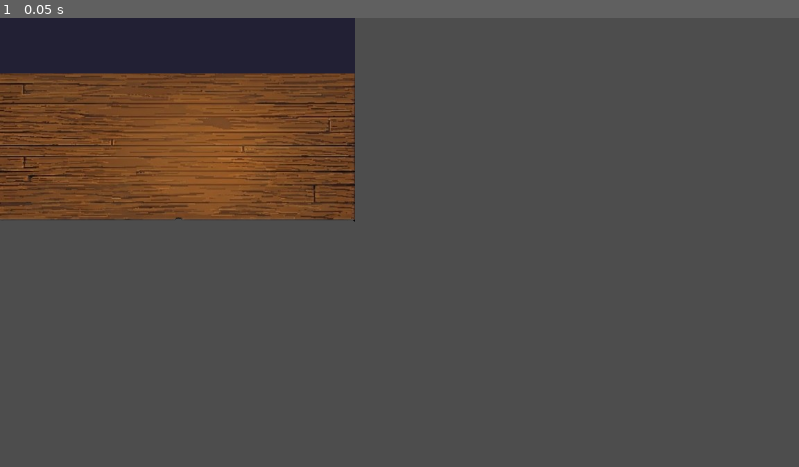
Above: before the commit, frame 1.
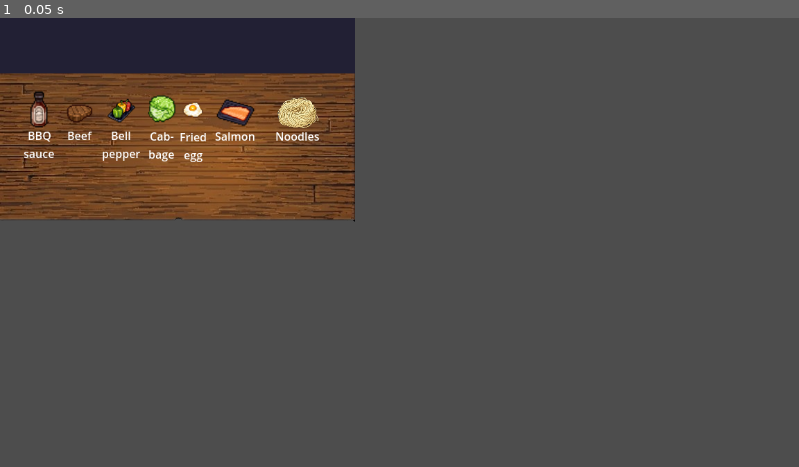
Above: after the commit, the same moment.

Repository: nghho55/parabola_gate
Game: Godot game, scene res://restaurant.tscn
Two runs of this game, one before a commit and one after it. Both use one fixed random seed, a clock stepped at 60 frames per second and the inputs below. This scene is started directly instead of the project's main scene.
Inputs:
- Up to frame 1 (0.05 s): no input

The runs differ from the first frame. In frame 1, 1.5% of the frame differs, in the area x 3-40%, y 16-33%.

Commit message:
day6milestone1

Diff:
--- a/parabola-gate-noodles/positive_character.tscn
+++ b/parabola-gate-noodles/positive_character.tscn
@@ -1,7 +1,18 @@
-[gd_scene format=3 uid="uid://cov5wib3nu7cy"]
+[gd_scene load_steps=3 format=3 uid="uid://cov5wib3nu7cy"]
+
+[ext_resource type="Texture2D" uid="uid://byl55c7c7kktv" path="res://assets/pos_charac.png" id="1_yt5r8"]
+
+[sub_resource type="RectangleShape2D" id="RectangleShape2D_ofin8"]
+size = Vector2(232, 276)
 
 [node name="PositiveCharacter" type="CharacterBody2D"]
 
 [node name="Sprite2D" type="Sprite2D" parent="."]
+position = Vector2(-1, 0)
+texture = ExtResource("1_yt5r8")
+region_enabled = true
+region_rect = Rect2(92.28717, 9.496216, 253.33325, 287.17026)
 
 [node name="CollisionShape2D" type="CollisionShape2D" parent="."]
+position = Vector2(-6, 10)
+shape = SubResource("RectangleShape2D_ofin8")
--- a/parabola-gate-noodles/restaurant.tscn
+++ b/parabola-gate-noodles/restaurant.tscn
@@ -1,7 +1,14 @@
-[gd_scene load_steps=6 format=4 uid="uid://dxk54bls70iba"]
+[gd_scene load_steps=20 format=4 uid="uid://dxk54bls70iba"]
 
 [ext_resource type="Texture2D" uid="uid://cdn8h5qxdpotd" path="res://assets/table.png" id="1_mtvav"]
 [ext_resource type="Texture2D" uid="uid://dyx1irnhp7hu7" path="res://assets/1.png" id="2_1pkq2"]
+[ext_resource type="Texture2D" uid="uid://jeq55ch4de0t" path="res://assets/barbeque_sauce.png" id="3_s0jpr"]
+[ext_resource type="Texture2D" uid="uid://cfiiqomwvrift" path="res://assets/beef.png" id="4_xpvah"]
+[ext_resource type="Texture2D" uid="uid://kf7n4tkt8xtp" path="res://assets/bell_pepper.png" id="5_6dwcb"]
+[ext_resource type="Texture2D" uid="uid://b3l67blcs7r6o" path="res://assets/cabbage.png" id="6_ilmu6"]
+[ext_resource type="Texture2D" uid="uid://c1c22uyxu5a33" path="res://assets/fried_egg.png" id="7_yamf8"]
+[ext_resource type="Texture2D" uid="uid://cu0a60u40wvxn" path="res://assets/salmon.png" id="8_ji0jg"]
+[ext_resource type="Texture2D" uid="uid://c13ihdn8t4ijt" path="res://assets/noodles.png" id="9_xpvah"]
 
 [sub_resource type="TileSetAtlasSource" id="TileSetAtlasSource_1pkq2"]
 texture = ExtResource("1_mtvav")
@@ -1303,8 +1310,171 @@
 sources/0 = SubResource("TileSetAtlasSource_1pkq2")
 sources/2 = SubResource("TileSetAtlasSource_v3g5v")
 
+[sub_resource type="RectangleShape2D" id="RectangleShape2D_hlp4a"]
+size = Vector2(23, 53)
+
+[sub_resource type="RectangleShape2D" id="RectangleShape2D_vs3kd"]
+size = Vector2(37, 24)
+
+[sub_resource type="RectangleShape2D" id="RectangleShape2D_womg2"]
+size = Vector2(37, 32)
+
+[sub_resource type="CircleShape2D" id="CircleShape2D_mv1iw"]
+radius = 19.235384
+
+[sub_resource type="CircleShape2D" id="CircleShape2D_obl2x"]
+radius = 14.035668
+
+[sub_resource type="RectangleShape2D" id="RectangleShape2D_p5odq"]
+size = Vector2(54, 38)
+
+[sub_resource type="CircleShape2D" id="CircleShape2D_6dwcb"]
+radius = 33.0
+
 [node name="Restaurant" type="Node"]
 
 [node name="TileMapLayer" type="TileMapLayer" parent="."]
 tile_map_data = PackedByteArray("AAAAAAUAAAAFAAUAAAAAAAYAAAAFAAYAAAAAAAcAAAAFAAcAAAAAAAgAAAAFAAgAAAAAAAkAAAAFAAkAAAAAAA …(9648 unchanged characters)…
 tile_set = SubResource("TileSet_v3g5v")
+
+[node name="Ingredients" type="Node" parent="."]
+
+[node name="BBQSauce" type="Area2D" parent="Ingredients"]
+
+[node name="Sprite2D" type="Sprite2D" parent="Ingredients/BBQSauce"]
+position = Vector2(57.000008, 131.99998)
+scale = Vector2(1.625, 1.71875)
+texture = ExtResource("3_s0jpr")
+
+[node name="CollisionShape2D" type="CollisionShape2D" parent="Ingredients/BBQSauce"]
+position = Vector2(56, 131.5)
+shape = SubResource("RectangleShape2D_hlp4a")
+
+[node name="Beef" type="Area2D" parent="Ingredients"]
+
+[node name="Sprite2D" type="Sprite2D" parent="Ingredients/Beef"]
+position = Vector2(115, 136.99998)
+scale = Vector2(1.625, 1.71875)
+texture = ExtResource("4_xpvah")
+
+[node name="CollisionShape2D" type="CollisionShape2D" parent="Ingredients/Beef"]
+position = Vector2(114.5, 137)
+shape = SubResource("RectangleShape2D_vs3kd")
+
+[node name="BellPepper" type="Area2D" parent="Ingredients"]
+
+[node name="Sprite2D" type="Sprite2D" parent="Ingredients/BellPepper"]
+position = Vector2(175, 133)
+scale = Vector2(1.3125, 1.34375)
+texture = ExtResource("5_6dwcb")
+
+[node name="CollisionShape2D" type="CollisionShape2D" parent="Ingredients/BellPepper"]
+position = Vector2(175.5, 134)
+shape = SubResource("RectangleShape2D_womg2")
+
+[node name="Cabbage" type="Area2D" parent="Ingredients"]
+
+[node name="Sprite2D" type="Sprite2D" parent="Ingredients/Cabbage"]
+position = Vector2(233.99998, 131.00002)
+scale = Vector2(1.5625, 1.59375)
+texture = ExtResource("6_ilmu6")
+
+[node name="CollisionShape2D" type="CollisionShape2D" parent="Ingredients/Cabbage"]
+position = Vector2(234, 132)
+shape = SubResource("CircleShape2D_mv1iw")
+
+[node name="FriedEgg" type="Area2D" parent="Ingredients"]
+
+[node name="Sprite2D" type="Sprite2D" parent="Ingredients/FriedEgg"]
+position = Vector2(278, 131)
+scale = Vector2(1.3125, 1.40625)
+texture = ExtResource("7_yamf8")
+
+[node name="CollisionShape2D" type="CollisionShape2D" parent="Ingredients/FriedEgg"]
+position = Vector2(279, 132)
+shape = SubResource("CircleShape2D_obl2x")
+
+[node name="Salmon" type="Area2D" parent="Ingredients"]
+
+[node name="Sprite2D" type="Sprite2D" parent="Ingredients/Salmon"]
+position = Vector2(339.5, 135)
+scale = Vector2(1.78125, 1.5625)
+texture = ExtResource("8_ji0jg")
+
+[node name="CollisionShape2D" type="CollisionShape2D" parent="Ingredients/Salmon"]
+position = Vector2(339, 137)
+shape = SubResource("RectangleShape2D_p5odq")
+
+[node name="Noodles" type="Area2D" parent="Ingredients"]
+
+[node name="Sprite2D" type="Sprite2D" parent="Ingredients/Noodles"]
+position = Vector2(435, 138)
+scale = Vector2(0.13905329, 0.14634146)
+texture = ExtResource("9_xpvah")
+
+[node name="CollisionShape2D" type="CollisionShape2D" parent="Ingredients/Noodles"]
+position = Vector2(429, 138)
+shape = SubResource("CircleShape2D_6dwcb")
+
+[node name="Labels" type="Node" parent="."]
+
+[node name="Label" type="Label" parent="Labels"]
+offset_left = 19.0
+offset_top = 158.0
+offset_right = 95.0
+offset_bottom = 207.0
+text = "BBQ
+sauce"
+horizontal_alignment = 1
+vertical_alignment = 1
+
+[node name="Label2" type="Label" parent="Labels"]
+offset_left = 97.0
+offset_top = 158.0
+offset_right = 137.0
+offset_bottom = 181.0
+text = "Beef"
+
+[node name="Label3" type="Label" parent="Labels"]
+offset_left = 147.0
+offset_top = 158.0
+offset_right = 203.0
+offset_bottom = 207.0
+text = "Bell
+pepper"
+horizontal_alignment = 1
+vertical_alignment = 1
+
+[node name="Label4" type="Label" parent="Labels"]
+offset_left = 200.0
+offset_top = 159.0
+offset_right = 267.0
+offset_bottom = 208.0
+text = "Cab-
+bage"
+horizontal_alignment = 1
+vertical_alignment = 1
+
+[node name="Label5" type="Label" parent="Labels"]
+offset_left = 255.0
+offset_top = 160.0
+offset_right = 303.0
+offset_bottom = 209.0
+text = "Fried
+egg"
+horizontal_alignment = 1
+vertical_alignment = 1
+
+[node name="Label6" type="Label" parent="Labels"]
+offset_left = 310.0
+offset_top = 159.0
+offset_right = 368.0
+offset_bottom = 182.0
+text = "Salmon"
+
+[node name="Label7" type="Label" parent="Labels"]
+offset_left = 397.0
+offset_top = 159.0
+offset_right = 461.0
+offset_bottom = 182.0
+text = "Noodles"
Binary file changed: parabola-gate-noodles/assets/noodles.png
Binary file added: parabola-gate-noodles/assets/pos_charac.png
Not shown, changed: parabola-gate-noodles/assets/pos_charac.png.import
Not shown, changed: parabola-gate-noodles/assets/Thumbs.db
